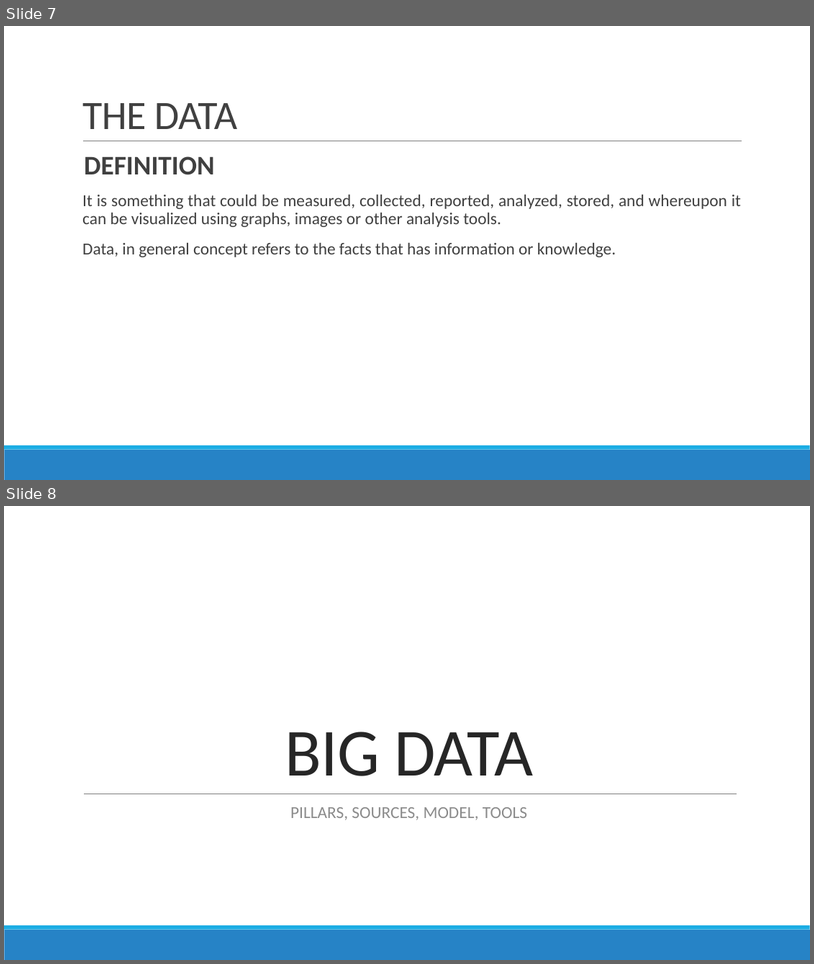
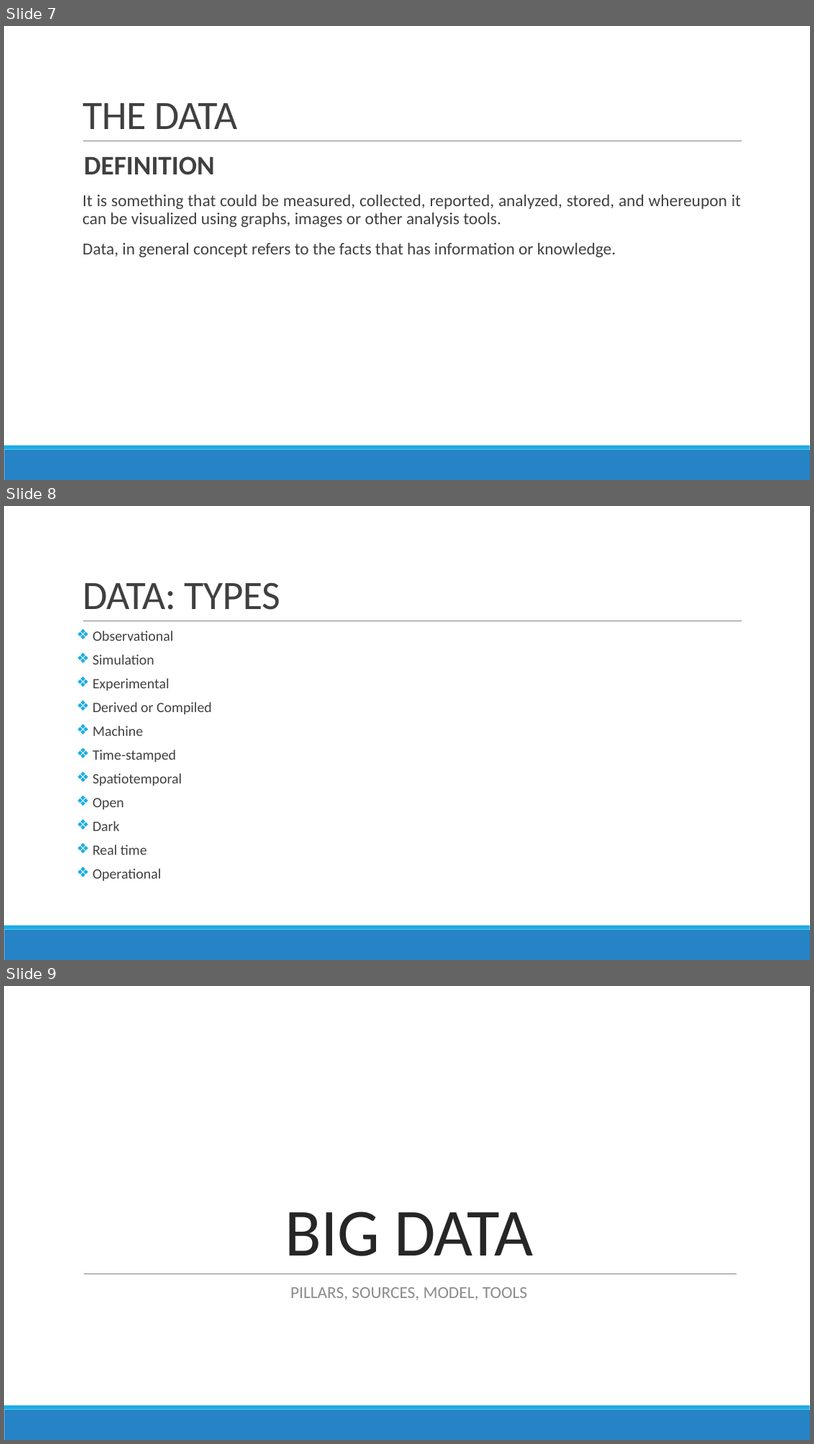
Before and after one commit to DistributedSystems-Fall2018-NEDUET/project-dist_sys, a slide deck: Project Interim Submission/Generic DS Framework.pptx. Shown one above the other, each under a label of ours: slides 7 and 8 before the commit, slides 7, 8 and 9 after it. The pictures are 814x964 and 814x1444 pixels, drawn with LibreOffice and Linux fonts; fonts in the diff are those of the drawing. Boxes give left, top, right and bottom in pixels: in the first picture for what was removed or moved away, otherwise in the second. Text is boxed around its words. In the diff, an @@ line names an element or a change of style, - is before the commit and + after.

Commit message:
Added: Data types slide
Added data type slide and content

```diff
--- a/Project Interim Submission/Generic DS Framework.pptx
+++ b/Project Interim Submission/Generic DS Framework.pptx
@@ slide 8 added at (4, 506, 810, 960), background #FFFFFF; not listed: 3 template elements that a slide beside it also shows @@
@@ title added at (82, 582, 280, 610), 48 pt, text #404040 @@
+DATA: TYPES
@@ text added at (93, 631, 212, 880), 17 pt, text #404040 @@
+❖ Observational
+❖ Simulation
+❖ Experimental
+❖ Derived or Compiled
+❖ Machine
+❖ Time-stamped
+❖ Spatiotemporal
+❖ Open
+❖ Dark
+❖ Real time
+❖ Operational
@@ what was slide 8 is now slide 9 @@
```
